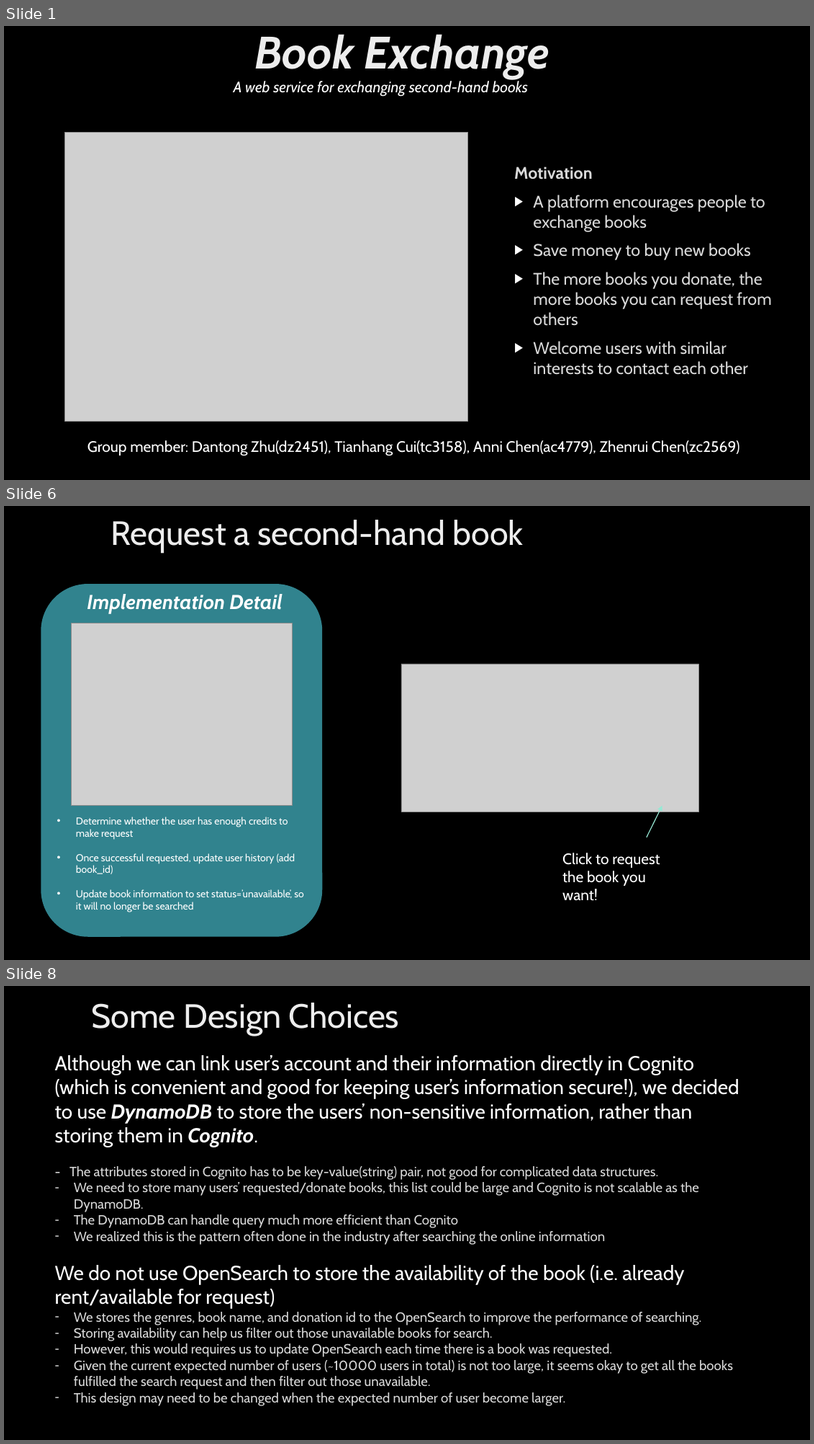
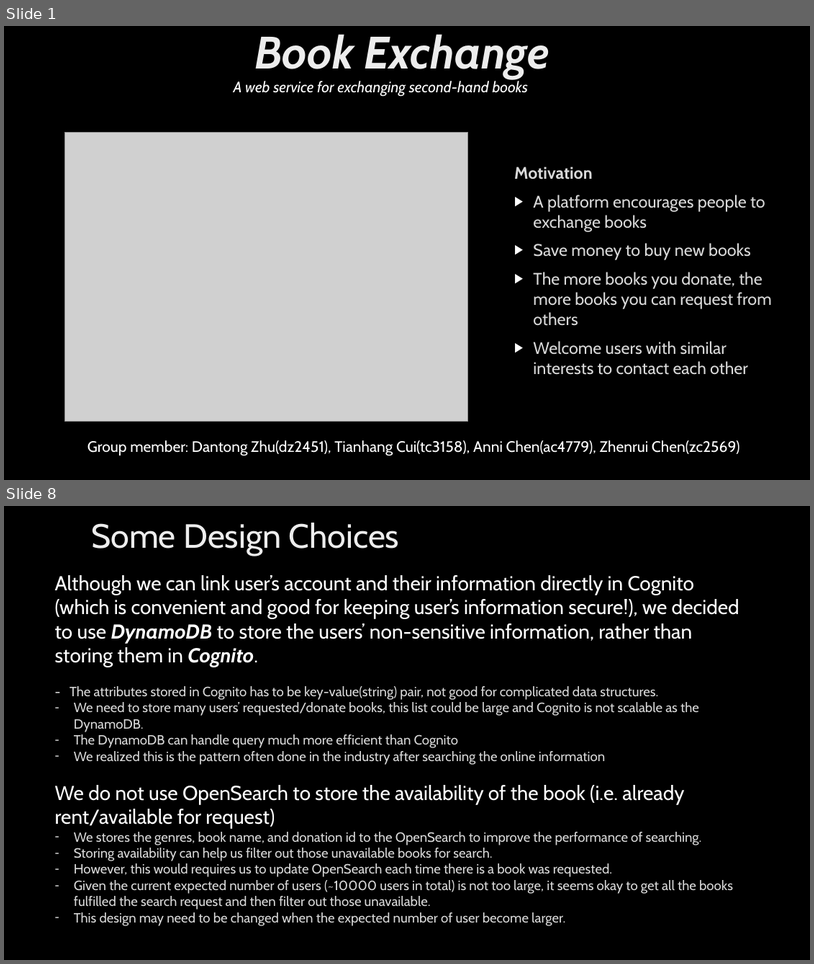
Before and after one commit to thcui/book-exchange, a slide deck: presentation-book-exchange.pptx. Shown one above the other, each under a label of ours: slides 1, 6 and 8 before the commit, slides 1 and 8 after it; the slides between them are not shown. The pictures are 814x1444 and 814x964 pixels, drawn with LibreOffice and Linux fonts; fonts in the diff are those of the drawing; grey boxes stand for pictures; background and template pictures are left out. Boxes give left, top, right and bottom in pixels: in the first picture for what was removed or moved away, otherwise in the second. Text is boxed around its words. In the diff, an @@ line names an element or a change of style, - is before the commit and + after.

```diff
--- a/presentation-book-exchange.pptx
+++ b/presentation-book-exchange.pptx
@@ slide 6 removed at box(4, 506, 810, 960), background picture (left out) @@
@@ title removed at box(111, 520, 524, 553) @@
-Request a second-hand book
@@ rounded rectangle removed at box(41, 584, 322, 937) @@
@@ text removed at box(87, 594, 282, 614) @@
-Implementation Detail
@@ picture removed at box(71, 623, 293, 806) @@
@@ picture removed at box(401, 664, 699, 812) @@
@@ arrow removed from (647, 837) to (663, 806) @@
@@ text removed at box(76, 816, 304, 912) @@
-• Determine whether the user has enough credits to make request
-• Once successful requested, update user history (add book_id)
-• Update book information to set status=’unavailable’, so it will no longer be searched
@@ text removed at box(563, 852, 660, 901) @@
-Click to request the book you want!
```
Also in this commit, not shown: 4 slides changed, 1 slide added, 1 other file.
